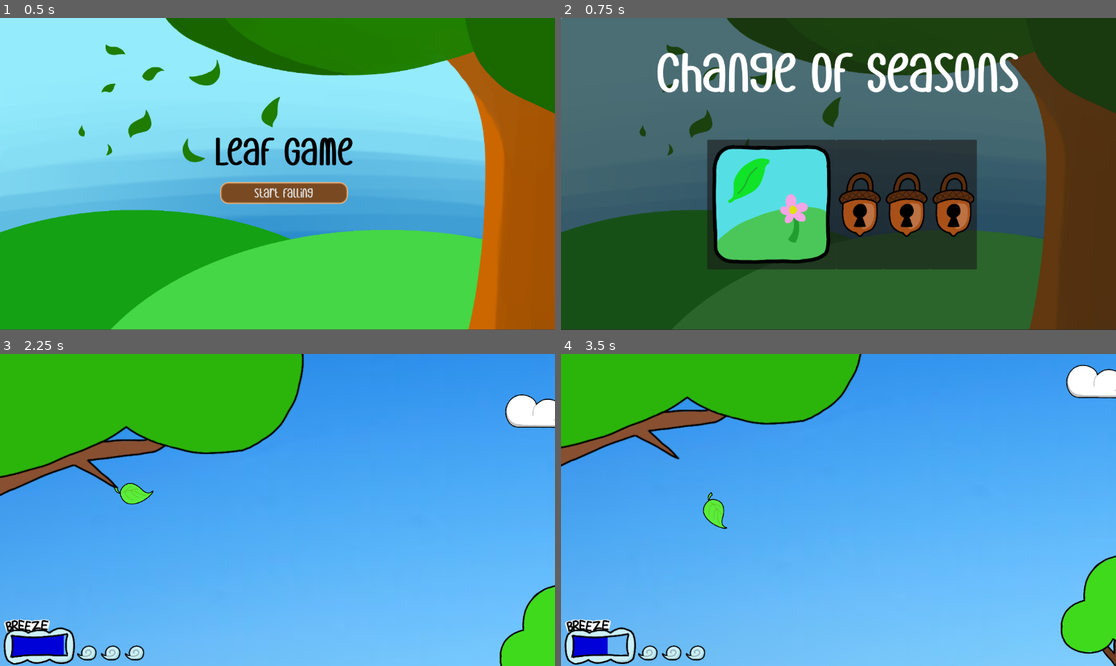
Above: before the commit, frames 1-4 (two rows, left to right).
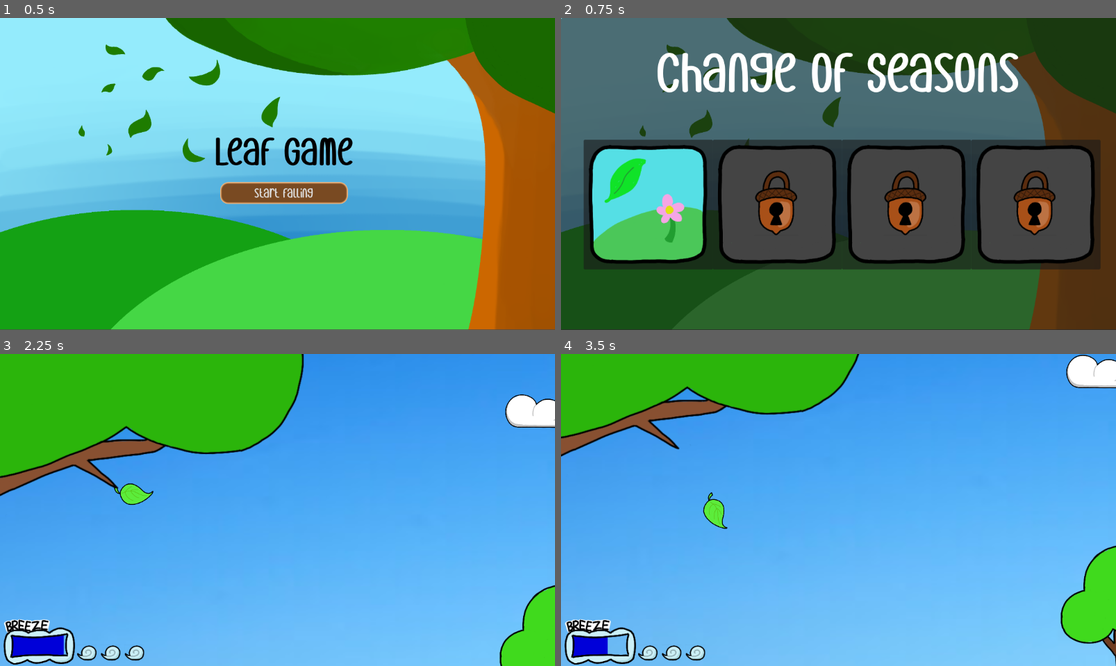
Above: after the commit, the same moments.

Repository: ewickland24/LeafGame
Game: Godot game, scene res://scenes/main_menu.tscn
The game is run twice, just before and just after one commit, with the same random seed, the same clock (stepped at 60 frames per second) and the same inputs.
Inputs (mouse positions are in pixels of both pictures, inside the frame that each line leads up to; where the layout moved, square brackets give the same spot in the first picture):
- Up to frame 1 (0.5 s): no input
- Up to frame 2 (0.75 s): click "start falling" at 0.5 s
- Up to frame 3 (2.25 s): click (88, 541) [210, 541] at 1.25 s; tap Enter (ui_accept) at 2 s; move the mouse to (399, 494) at 2.02 s; hold Right (right) from 2.03 s (still down); hold Q (breeze) from 2.03 s (still down); click (399, 494) at 2.17 s
- Up to frame 4 (3.5 s): tap Enter (ui_accept) at 2.27 s; release Right (right) at 2.75 s; release Q (breeze) at 2.75 s; drag from (727, 525) to (810, 572) at 2.77 s

Frame 1 is identical in both runs. In frame 2, 34% of the frame differs, in the area x 4-98%, y 38-81%; in frame 3, less than 0.1%; in frame 4, 5.5%.

Commit message:
get the win level go back yeah thing yay

Diff:
--- a/leaf-game/scenes/level_select_button.gd
+++ b/leaf-game/scenes/level_select_button.gd
@@ -10,7 +10,7 @@
 	level = get_index()
 	is_unlocked = level <= GlobalLevelManager.level_unlocked
 	if !is_unlocked:
-		icon = preload("res://assets/sprites/AcornLock.png")
+		icon = preload("res://assets/sprites/Icon-Lock.png")
 
 func _on_pressed() -> void:
 	if is_unlocked:
--- a/leaf-game/scripts/levelScript.gd
+++ b/leaf-game/scripts/levelScript.gd
@@ -16,10 +16,11 @@
 		# if you won the last level
 		GlobalLevelManager.current_level += 1
 		GlobalLevelManager.unlock_level(GlobalLevelManager.current_level)
-		var level_to_load: String = GlobalLevelManager.load_level(GlobalLevelManager.current_level)
-		if level_to_load == "":
-			return
-		get_tree().call_deferred("change_scene_to_file", level_to_load)
+		get_tree().change_scene_to_file("res://scenes/level_selection_menu.tscn")
+		#var level_to_load: String = GlobalLevelManager.load_level(GlobalLevelManager.current_level)
+		#if level_to_load == "":
+		#	return
+		#get_tree().call_deferred("change_scene_to_file", level_to_load)
 
 	#if (daLeaf.is_on_floor() == true):
 		print("oh no!")
Binary file removed: leaf-game/assets/sprites/AcornLock.png
Binary file added: leaf-game/assets/sprites/Icon-Lock.png
Not shown, changed: leaf-game/assets/sprites/Icon-Lock.png.import
